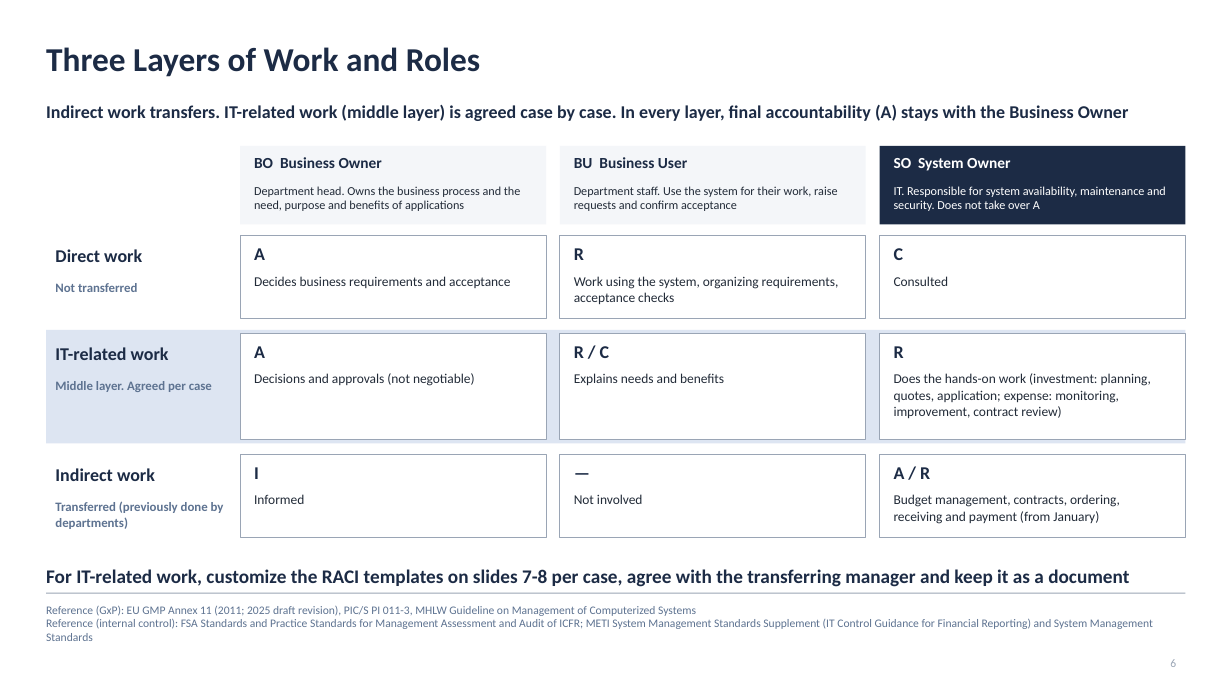
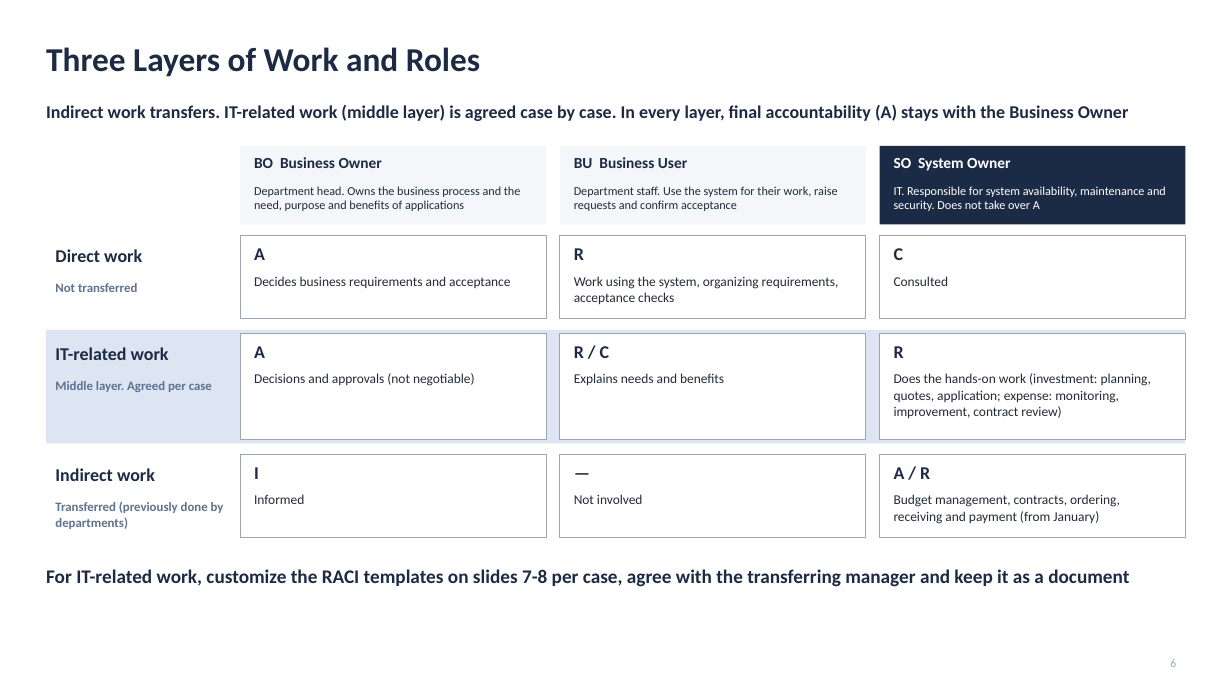
Before and after one commit to hiroyasu-komaki/temp, a slide deck: slide 6 of budget-transfer/kickoff/IT_Budget_Transfer_Kickoff_2026-11-02_EN.pptx. Drawn at 1232x693 pixels with LibreOffice and Linux fonts; fonts in the diff are those of the drawing. Boxes give left, top, right and bottom in pixels: in the first picture for what was removed or moved away, otherwise in the second. Text is boxed around its words. In the diff, an @@ line names an element or a change of style, - is before the commit and + after.

```diff
--- a/budget-transfer/kickoff/IT_Budget_Transfer_Kickoff_2026-11-02_EN.pptx
+++ b/budget-transfer/kickoff/IT_Budget_Transfer_Kickoff_2026-11-02_EN.pptx
@@ line removed from (46, 593) to (1186, 593) @@
@@ text removed at [46, 606, 1153, 641] @@
-Reference (GxP): EU GMP Annex 11 (2011; 2025 draft revision), PIC/S PI 011-3, MHLW Guideline on Management of Computerized Systems
-Reference (internal control): FSA Standards and Practice Standards for Management Assessment and Audit of ICFR; METI System Management Standards Supplement (IT Control Guidance for Financial Reporting) and System Management Standards
```
Also in this commit, not shown: 1 slide added, 17 other files.
